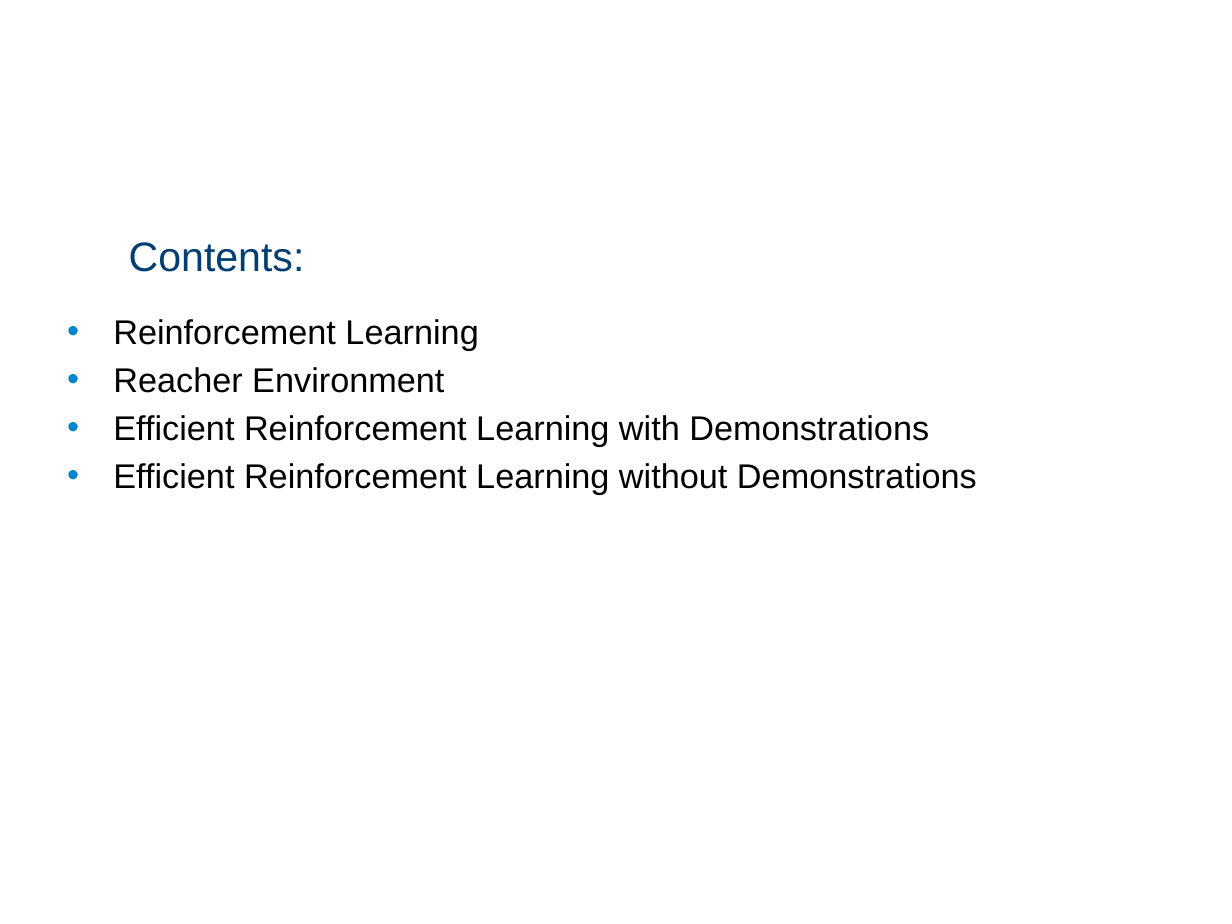
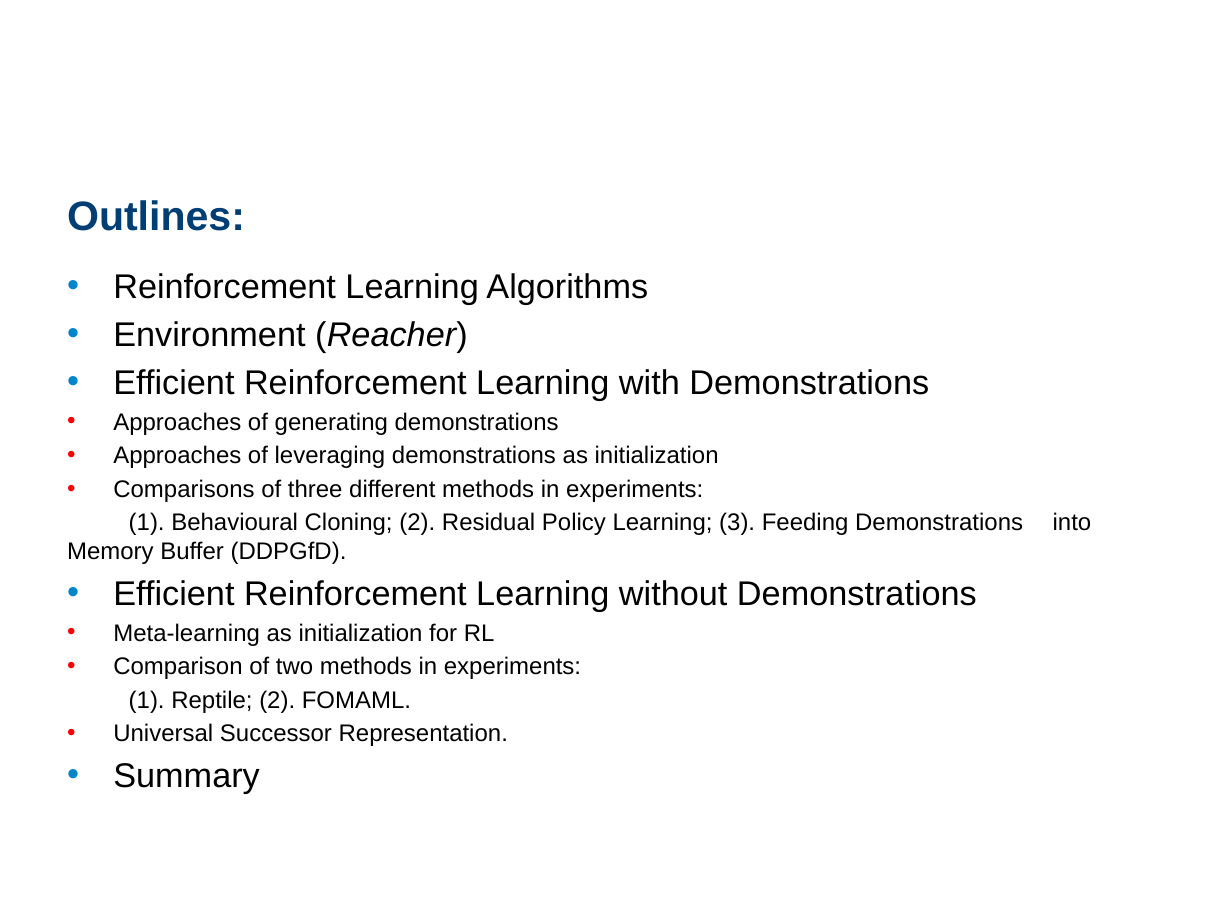
Before and after one commit to quantumiracle/Benchmark-Efficient-Reinforcement-Learning-with-Demonstrations, a slide deck: slide 6 of document/PPT/ISO_pre.pptx (slide 2 before the commit). Drawn at 1232x924 pixels with LibreOffice and Linux fonts; fonts in the diff are those of the drawing; background and template pictures are left out. Boxes give left, top, right and bottom in pixels: in the first picture for what was removed or moved away, otherwise in the second. Text is boxed around its words. In the diff, an @@ line names an element or a change of style, - is before the commit and + after.

```diff
--- a/document/PPT/ISO_pre.pptx
+++ b/document/PPT/ISO_pre.pptx
@@ title at <box>67,200,245,231</box>: text changed; bold on @@
-Contents:
+Outlines:
@@ text "Reinforcement Learning Algorithms": place and size @@
-text "Reinforcement Learning Algorithms" at <box>113,319,977,495</box>
+text "Reinforcement Learning Algorithms" at <box>67,273,1023,794</box>
@@ text at <box>113,273,648,353</box>: text changed @@
-• Reinforcement Learning
-• Reacher Environment
+• Reinforcement Learning Algorithms
+• Environment (Reacher)
@@ text at <box>67,412,1023,564</box>: paragraphs added @@
+• Approaches of generating demonstrations
+• Approaches of leveraging demonstrations as initialization
+• Comparisons of three different methods in experiments:
+(1). Behavioural Cloning; (2). Residual Policy Learning; (3). Feeding Demonstrations into Memory Buffer (DDPGfD).
@@ text at <box>113,623,581,794</box>: paragraphs added @@
+• Meta-learning as initialization for RL
+• Comparison of two methods in experiments:
+(1). Reptile; (2). FOMAML.
+• Universal Successor Representation.
+• Summary
```
Also in this commit, not shown: 1 other slide changed, 33 slides added, 7 slides removed, 26 other files.
